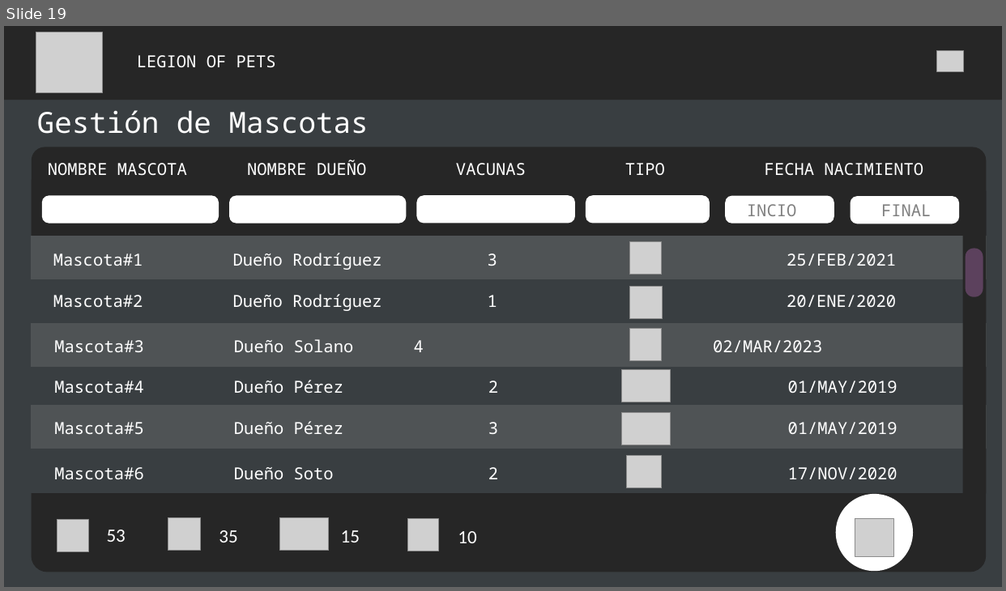
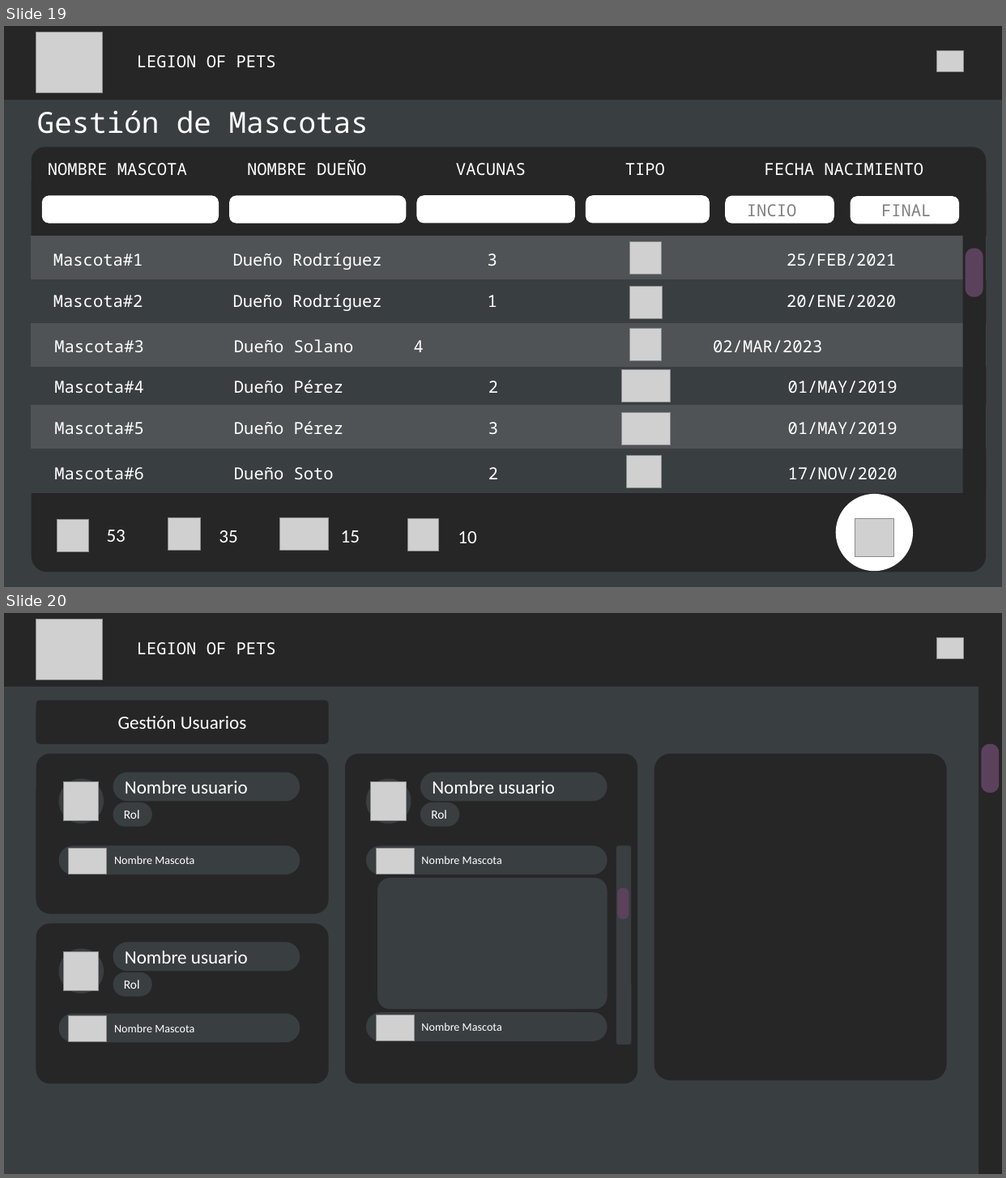
Before and after one commit to fafi-svg/App_web_vacunas, a slide deck: Documents_Desing/Diseños_veterinaria_vacunas.pptx. Shown one above the other, each under a label of ours: slide 19 before the commit, slides 19 and 20 after it. The pictures are 1006x591 and 1006x1178 pixels, drawn with LibreOffice and Linux fonts; fonts in the diff are those of the drawing; grey boxes stand for pictures; background and template pictures are left out. Boxes give left, top, right and bottom in pixels: in the first picture for what was removed or moved away, otherwise in the second. Text is boxed around its words. In the diff, an @@ line names an element or a change of style, - is before the commit and + after.

```diff
--- a/Documents_Desing/Diseños_veterinaria_vacunas.pptx
+++ b/Documents_Desing/Diseños_veterinaria_vacunas.pptx
@@ slide 20 added at <box>4,613,1002,1174</box>, background #FFFFFF @@
@@ rectangle added at <box>4,613,1002,687</box>, fill #262626 @@
@@ picture added at <box>36,619,102,680</box> @@
@@ text added at <box>137,642,276,654</box>, 16 pt, text #FFFFFF @@
+LEGION OF PETS
@@ picture added at <box>937,637,964,658</box> @@
@@ rectangle added at <box>4,687,1002,1174</box>, fill #393E41 @@
@@ rounded rectangle added at <box>36,700,329,744</box>, fill #262626, 18 pt, text #FFFFFF @@
+Gestión Usuarios
@@ rectangle added at <box>978,687,1002,1174</box>, fill #262626 @@
@@ rounded rectangle added at <box>36,754,329,914</box>, fill #262626 @@
@@ rounded rectangle added at <box>345,754,638,1084</box>, fill #262626 @@
@@ rounded rectangle added at <box>654,754,948,1081</box>, fill #262626 @@
@@ rounded rectangle added at <box>982,744,999,793</box>, fill #5C415D @@
@@ ellipse added at <box>366,779,411,824</box>, fill #393E41 @@
@@ picture added at <box>371,781,406,820</box> @@
@@ rounded rectangle added at <box>420,773,607,802</box>, fill #393E41, 18 pt, text #FFFFFF @@
+Nombre usuario
@@ group added at <box>58,773,300,826</box>: 2 rounded rectangles, 1 ellipse, 1 picture @@
+Nombre usuario
+Rol
@@ rounded rectangle added at <box>420,803,459,826</box>, fill #393E41, 12 pt, text #FFFFFF @@
+Rol
@@ rounded rectangle added at <box>58,845,300,875</box>, fill #393E41, 11 pt, text #FFFFFF @@
+Nombre Mascota
@@ picture added at <box>68,848,107,875</box> @@
@@ rounded rectangle added at <box>366,845,607,875</box>, fill #393E41, 11 pt, text #FFFFFF @@
+Nombre Mascota
@@ picture added at <box>376,848,414,875</box> @@
@@ rounded rectangle added at <box>616,845,632,1045</box>, fill #393E41 @@
@@ rounded rectangle added at <box>377,878,607,1010</box>, fill #393E41 @@
@@ rounded rectangle added at <box>618,888,629,919</box>, fill #5C415D @@
@@ rounded rectangle added at <box>36,924,329,1084</box>, fill #262626 @@
@@ group added at <box>58,943,300,996</box>: 2 rounded rectangles, 1 ellipse, 1 picture @@
+Nombre usuario
+Rol
@@ rounded rectangle added at <box>58,1013,300,1043</box>, fill #393E41, 11 pt, text #FFFFFF @@
+Nombre Mascota
@@ picture added at <box>68,1016,107,1042</box> @@
@@ rounded rectangle added at <box>366,1013,607,1042</box>, fill #393E41, 11 pt, text #FFFFFF @@
+Nombre Mascota
@@ picture added at <box>376,1015,414,1041</box> @@
```
Also in this commit, not shown: 1 other slide added, 11 other files.
